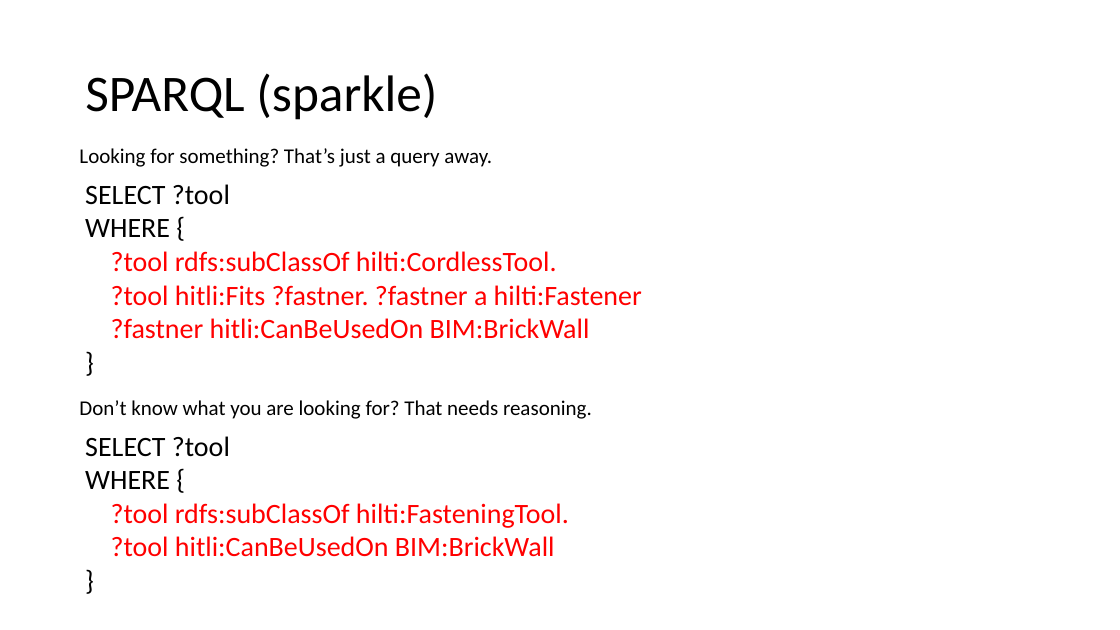
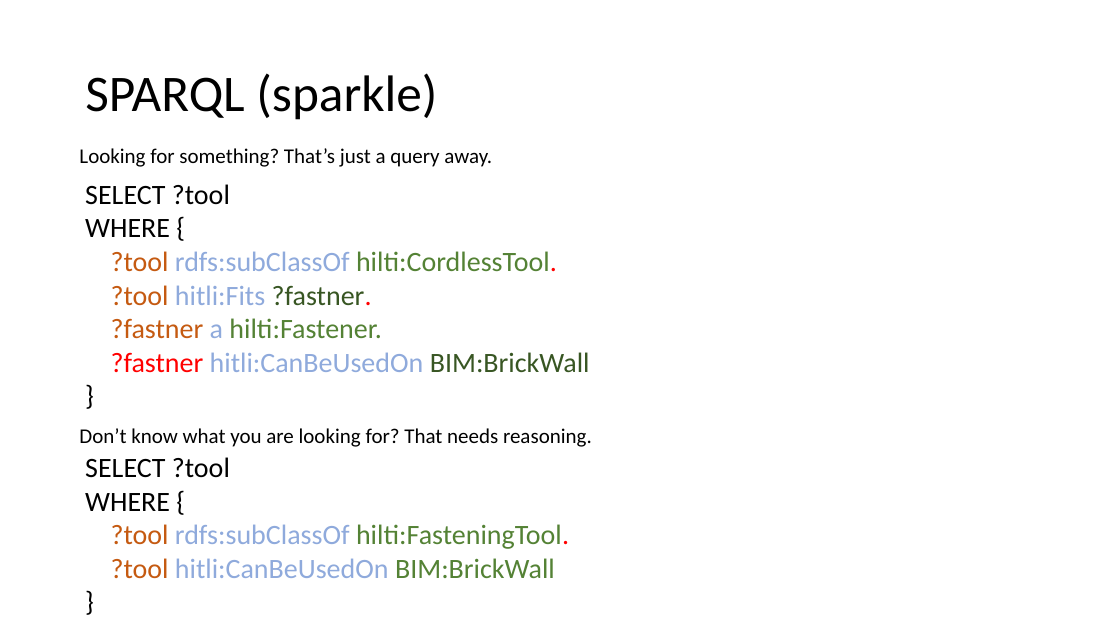
Before and after one commit to ganesheth/learning-semantic-web, a slide deck: slide 13 of Semantic Web.pptx. Drawn at 1120x630 pixels with LibreOffice and Linux fonts; fonts in the diff are those of the drawing. Boxes give left, top, right and bottom in pixels: in the first picture for what was removed or moved away, otherwise in the second. Text is boxed around its words. In the diff, an @@ line names an element or a change of style, - is before the commit and + after.

```diff
--- a/Semantic Web.pptx
+++ b/Semantic Web.pptx
@@ text at box(111, 251, 590, 373): text colour #FF0000 to #C55A11 in "?tool"; text colour #FF0000 to #8FAADC in "rdfs:subClassOf", "hitli:CanBeUsedOn"; text colour #FF0000 to #548235 in "hilti:CordlessTool."; text colour #FF0000 to #385723 in "BIM:BrickWall" @@
@@ text at box(111, 285, 381, 339): text changed; text colour #FF0000 to #548235 @@
-?tool hitli:Fits ?fastner. ?fastner a hilti:Fastener
+?tool hitli:Fits ?fastner.
+?fastner a hilti:Fastener.
@@ text "Don’t know what you are ...": place and size @@
-text "Don’t know what you are ..." at box(79, 400, 592, 419)
+text "Don’t know what you are ..." at box(79, 428, 592, 447)
@@ text "SELECT ?tool": place and size @@
-text "SELECT ?tool" at box(85, 436, 569, 557)
+text "SELECT ?tool" at box(85, 457, 569, 579)
@@ text at box(111, 524, 569, 579): text colour #FF0000 to #C55A11 in "?tool", "?tool"; text colour #FF0000 to #8FAADC in "rdfs:subClassOf", "hitli:CanBeUsedOn"; text colour #FF0000 to #548235 in "hilti:FasteningTool.", "BIM:BrickWall" @@
```
Also in this commit, not shown: 7 other slides changed.
